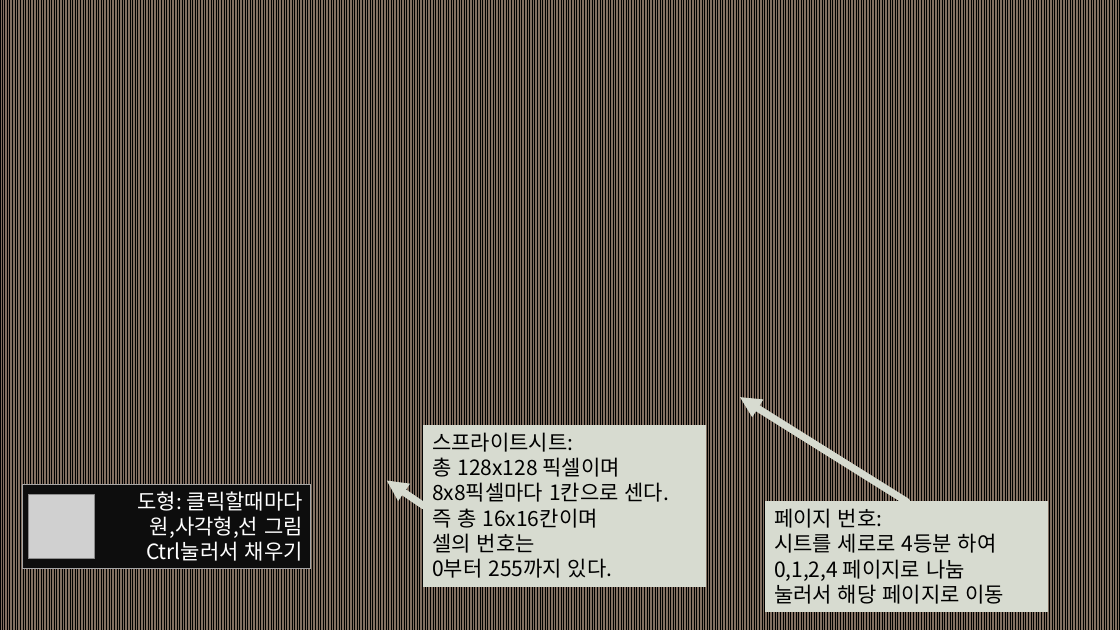
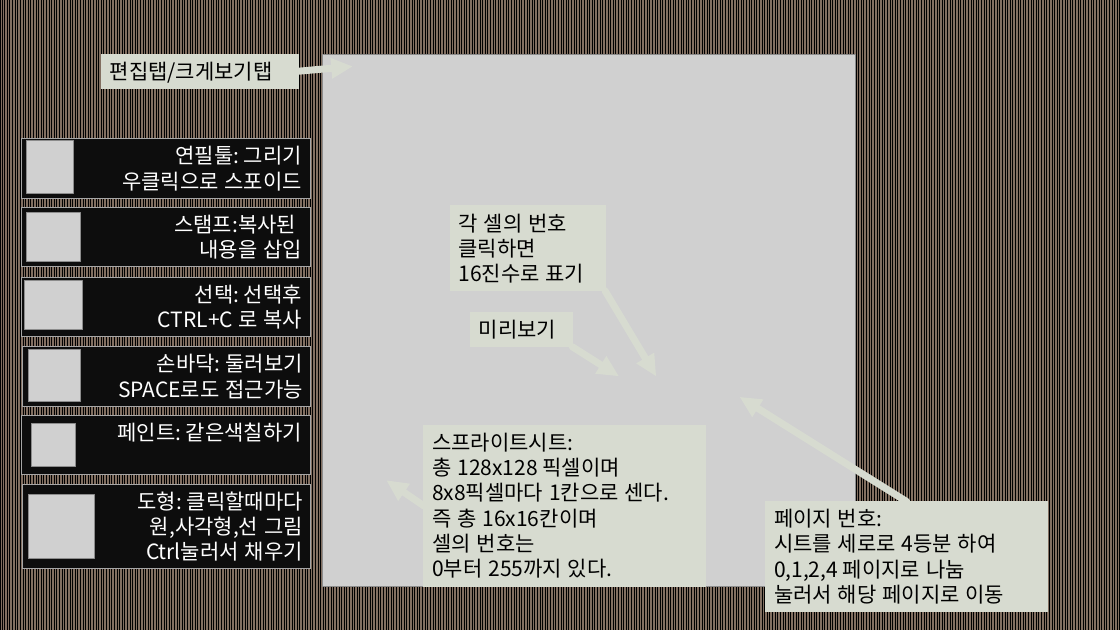
Before and after one commit to pingoflimbs/WeBug, a slide deck: slide 2 of external_manuals/툴사용법.pptx. Drawn at 1120x630 pixels with LibreOffice and Linux fonts; fonts in the diff are those of the drawing; grey boxes stand for pictures. Boxes give left, top, right and bottom in pixels: in the first picture for what was removed or moved away, otherwise in the second. Text is boxed around its words. In the diff, an @@ line names an element or a change of style, - is before the commit and + after.

Commit message:
프로젝트 폴더 이름 pico8_dev 로 변경, 매뉴얼들 전부 노션으로 옮김

```diff
--- a/external_manuals/툴사용법.pptx
+++ b/external_manuals/툴사용법.pptx
@@ rectangle added at <box>102,55,299,88</box>, fill #D7DBD0, outline #D7DBD0 0.75 pt, 18 pt, text #000000 @@
+편집탭/크게보기탭
@@ picture added at <box>323,55,855,586</box> @@
@@ arrow added from (299, 71) to (352, 66), #D7DBD0 6 pt @@
@@ rectangle added at <box>21,139,310,198</box>, fill #0D0D0D, outline #A6A6A6 0.75 pt, 18 pt, text #FFFFFF @@
+연필툴: 그리기
+우클릭으로 스포이드
@@ picture added at <box>26,141,73,194</box> @@
@@ rectangle added at <box>21,208,310,267</box>, fill #0D0D0D, outline #A6A6A6 0.75 pt, 18 pt, text #FFFFFF @@
+스탬프:복사된
+내용을 삽입
@@ rectangle added at <box>450,206,605,291</box>, fill #D7DBD0, outline #D7DBD0 0.75 pt, 18 pt, text #000000 @@
+각 셀의 번호
+클릭하면
+16진수로 표기
@@ picture added at <box>26,213,81,261</box> @@
@@ rectangle added at <box>21,277,310,337</box>, fill #0D0D0D, outline #A6A6A6 0.75 pt, 18 pt, text #FFFFFF @@
+선택: 선택후
+CTRL+C 로 복사
@@ picture added at <box>24,281,82,329</box> @@
@@ arrow added from (605, 291) to (656, 376), #D7DBD0 6 pt @@
@@ rectangle added at <box>471,313,572,346</box>, fill #D7DBD0, outline #D7DBD0 0.75 pt, 18 pt, text #000000 @@
+미리보기
@@ rectangle added at <box>22,347,311,407</box>, fill #0D0D0D, outline #A6A6A6 0.75 pt, 18 pt, text #FFFFFF @@
+손바닥: 둘러보기
+SPACE로도 접근가능
@@ picture added at <box>28,350,81,402</box> @@
@@ arrow added from (572, 347) to (618, 376), #D7DBD0 6 pt @@
@@ rectangle added at <box>21,416,310,476</box>, fill #0D0D0D, outline #A6A6A6 0.75 pt, 18 pt, text #FFFFFF @@
+페인트: 같은색칠하기
@@ picture added at <box>31,423,76,466</box> @@
```
Also in this commit, not shown: 3 slides added, 37 other files.
